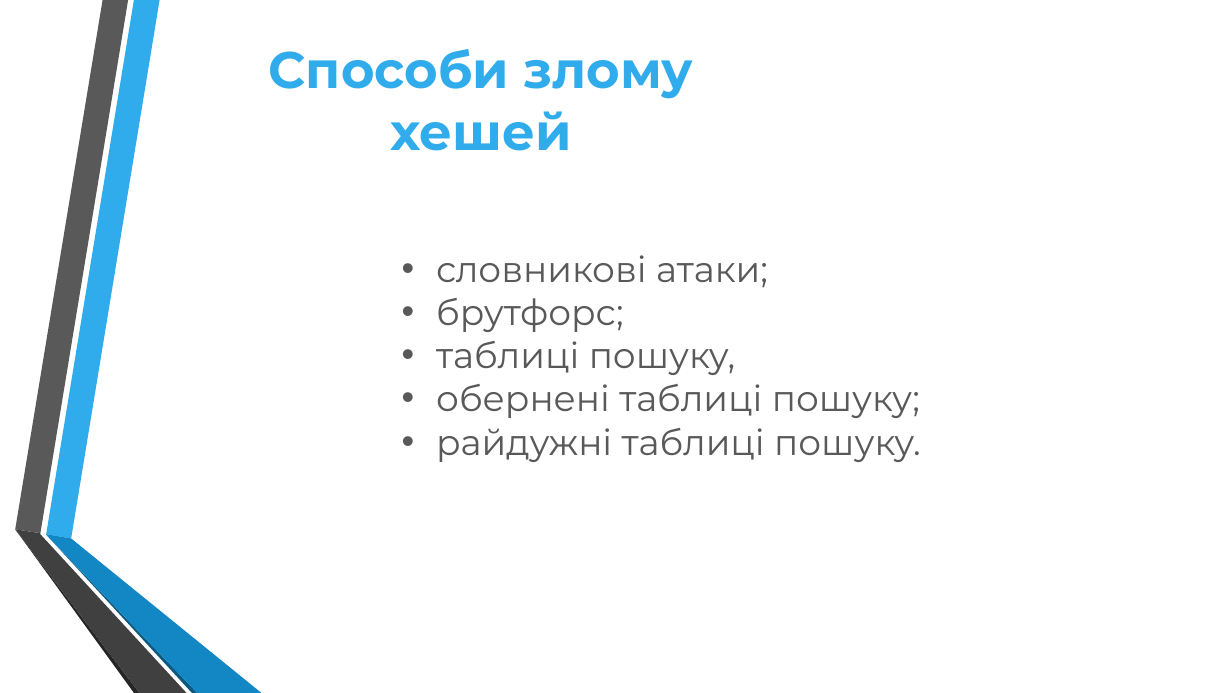
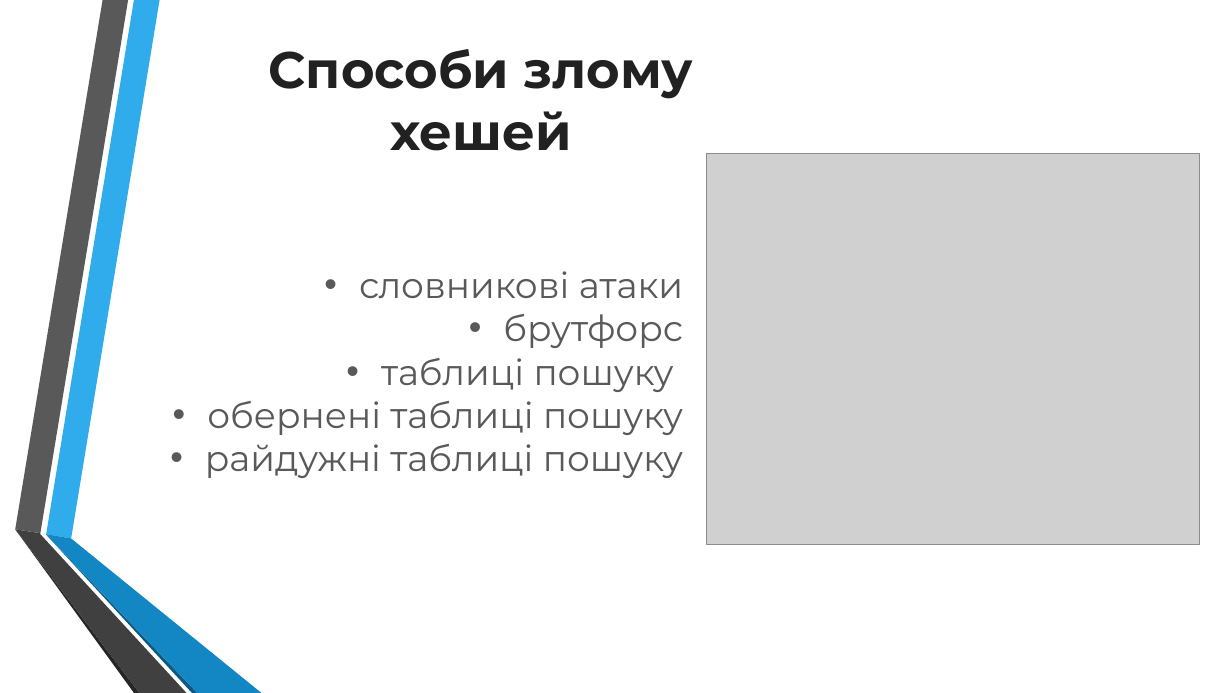
Before and after one commit to martseniukbohdan/diplom, a slide deck: slide 4 of ____Презентации/Марценюк.pptx (slide 6 before the commit). Drawn at 1232x693 pixels with LibreOffice and Linux fonts; fonts in the diff are those of the drawing; grey boxes stand for pictures; background and template pictures are left out. Boxes give left, top, right and bottom in pixels: in the first picture for what was removed or moved away, otherwise in the second. Text is boxed around its words. In the diff, an @@ line names an element or a change of style, - is before the commit and + after.

```diff
--- a/____Презентации/Марценюк.pptx
+++ b/____Презентации/Марценюк.pptx
@@ title "Способи злому хешей" at box(269, 49, 694, 151): text colour #30ACEC to #212121 @@
@@ picture added at box(707, 153, 1200, 544) @@
@@ text at box(205, 271, 683, 478): text changed @@
-• словникові атаки;
-• брутфорс;
-• таблиці пошуку,
-• обернені таблиці пошуку;
-• райдужні таблиці пошуку.
+• словникові атаки
+• брутфорс
+• таблиці пошуку
+• обернені таблиці пошуку
+• райдужні таблиці пошуку
```
Also in this commit, not shown: 2 other slides changed, 8 slides added, 8 slides removed, 48 other files.
